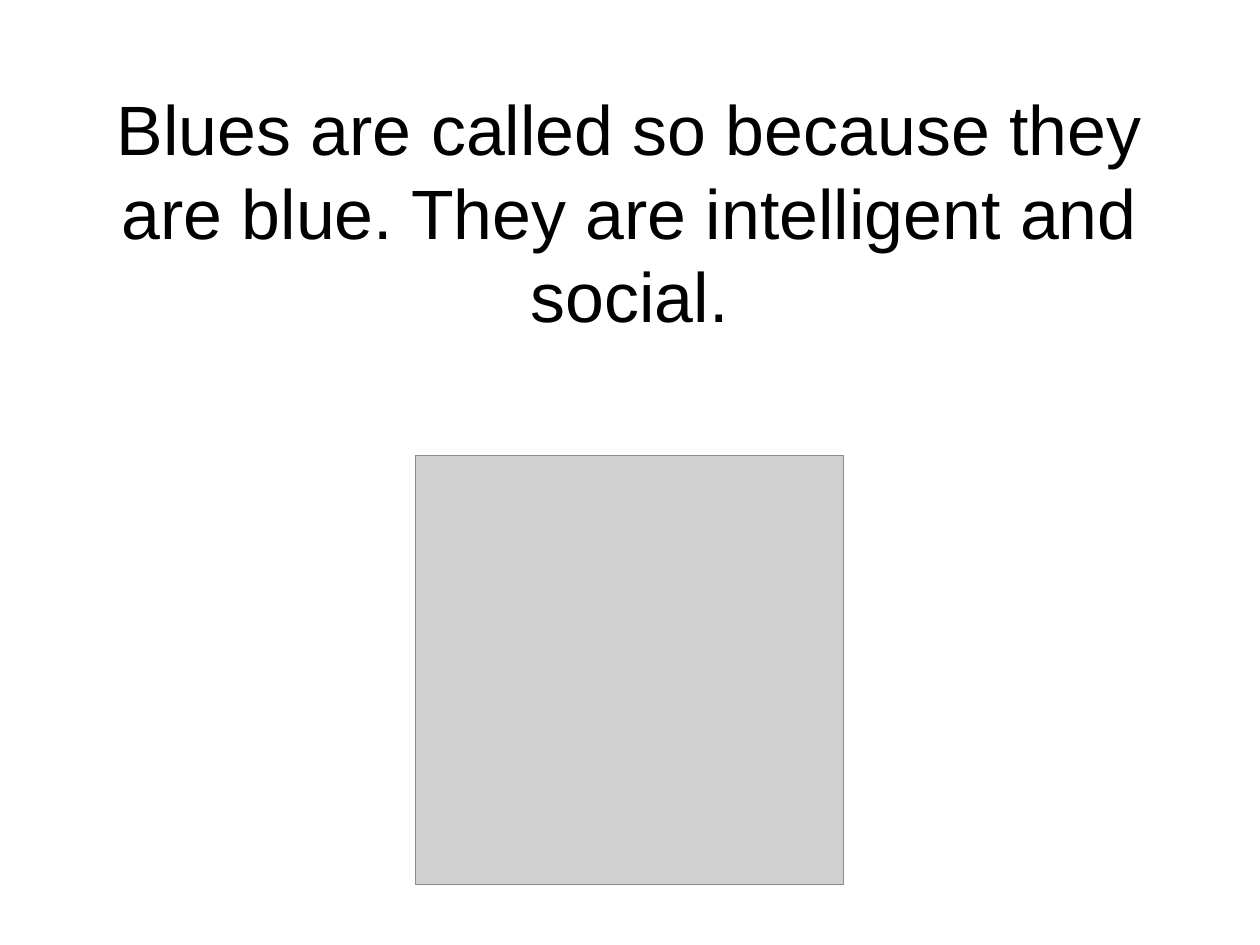
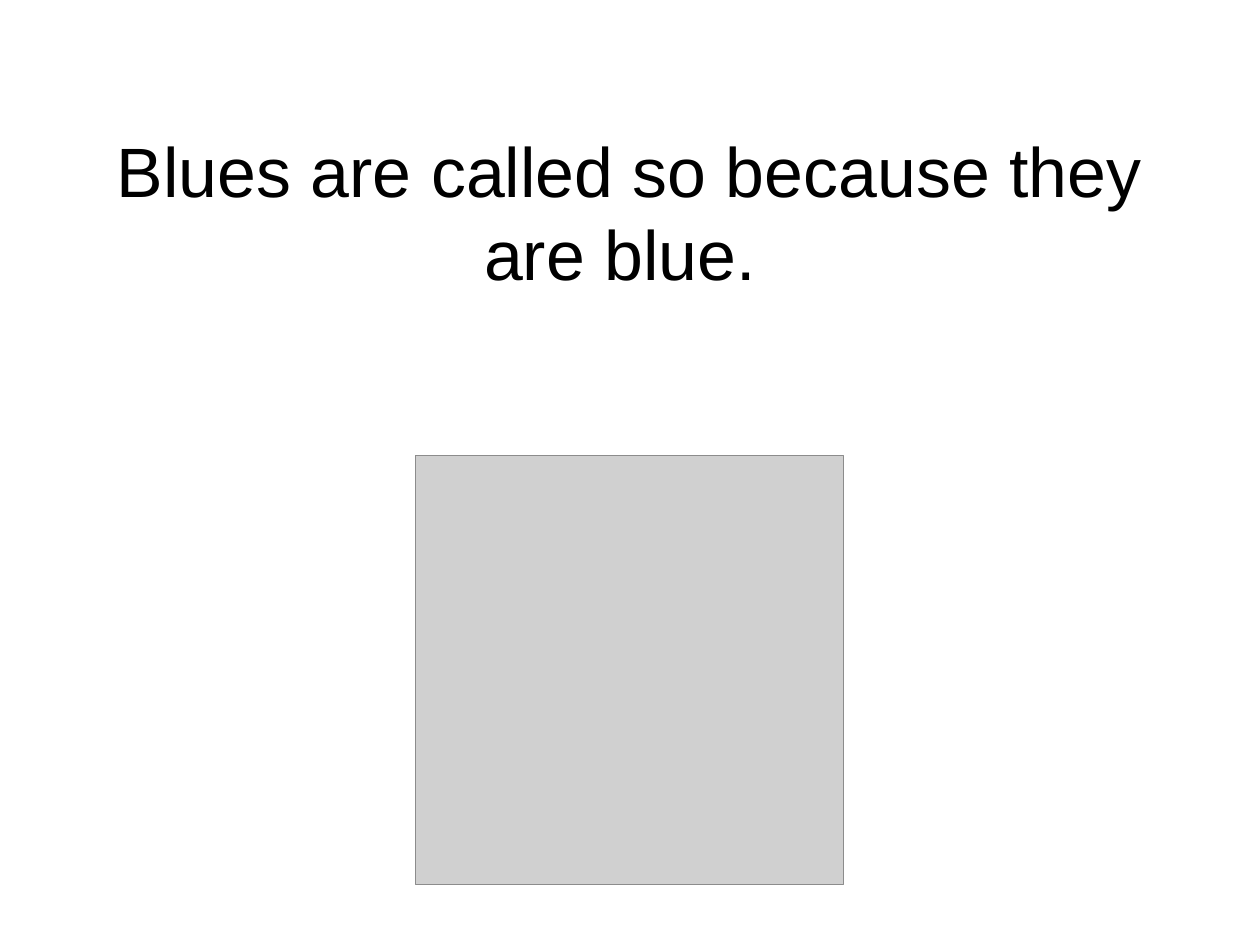
Before and after one commit to flxsosa/MoralDynamics, a slide deck: slide 3 of experiment_template/experiment_slides.odp (slide 2 before the commit). Drawn at 1260x945 pixels with LibreOffice and Linux fonts; fonts in the diff are those of the drawing; grey boxes stand for pictures. Boxes give left, top, right and bottom in pixels: in the first picture for what was removed or moved away, otherwise in the second. Text is boxed around its words. In the diff, an @@ line names an element or a change of style, - is before the commit and + after.

```diff
--- a/experiment_template/experiment_slides.odp
+++ b/experiment_template/experiment_slides.odp
@@ title at [117,146,1141,281]: text changed @@
-Blues are called so because they are blue. They are intelligent and social.
+Blues are called so because they are blue.
```
Also in this commit, not shown: 2 other slides changed, 10 slides added, 3 slides removed.
